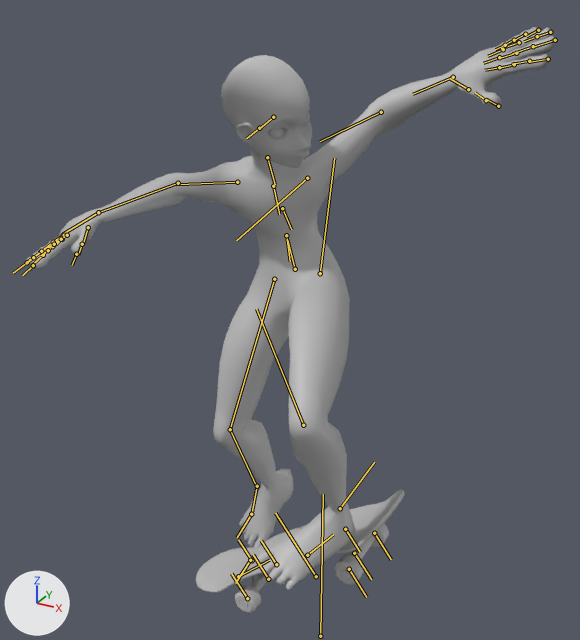
The FBX model Assets/Models/Character/Animations/HeelflipStepped.fbx: old version first, new version second.
One viewpoint serves both versions: a camera (50 mm lens) standing at (0.91, -1.88, 2.18) and looking at (-0.13, 0.02, 1.23). Lighting does not change. The marker at lower left points along +X, +Y and +Z. Both versions are drawn at frame 20 of the action 'Take 001'; the numbers are the values there. The bones that bend it are drawn over the model as lines.

Objects in the first picture: 'Skater', 'board_geo'.
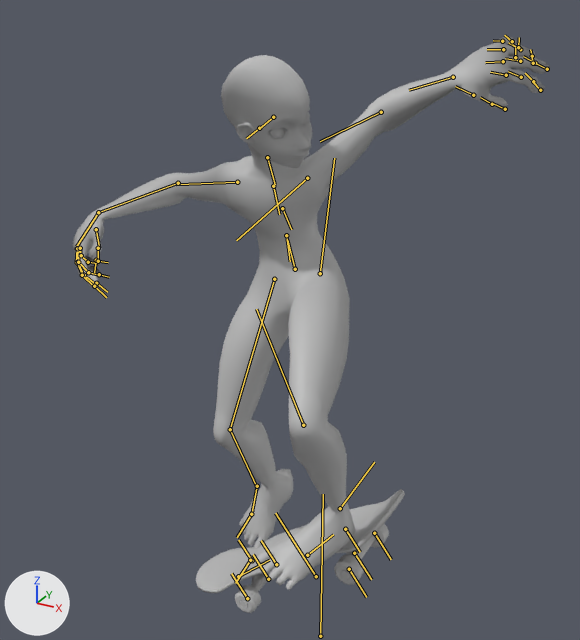
Location of each change, (x1, y1, x2, y2) in pixels of the pictures (580 x 640 px):
'Skater', posed (10% narrower)
    before: (26, 27, 556, 590)
    after: (73, 37, 549, 590)
bone 'JNT_Wrist_L', root to tip
    before: (453, 77) to (413, 94)
    after: (453, 77) to (409, 90)
bone 'JNT_ThumbKnuck01_L', root to tip
    before: (468, 89) to (450, 78)
    after: (473, 95) to (455, 86)
bone 'JNT_PointerKnuck01_L', root to tip
    before: (499, 67) to (485, 70)
    after: (506, 75) to (490, 72)
bone 'JNT_PointerKnuck02_L', root to tip
    before: (514, 64) to (499, 68)
    after: (521, 77) to (508, 71)
bone 'JNT_PointerKnuck03_L', root to tip
    before: (529, 61) to (512, 64)
    after: (533, 81) to (525, 73)
bone 'JNT_MIddleKnuck01_L', root to tip
    before: (499, 57) to (483, 63)
    after: (503, 61) to (485, 62)
bone 'JNT_MIddleKnuck02_L', root to tip
    before: (516, 53) to (500, 58)
    after: (520, 61) to (505, 58)
bone 'JNT_MIddleKnuck03_L', root to tip
    before: (533, 46) to (512, 53)
    after: (535, 63) to (523, 56)
bone 'JNT_RingKnuck01_L', root to tip
    before: (503, 49) to (488, 56)
    after: (503, 49) to (487, 49)
bone 'JNT_RingKnuck02_L', root to tip
    before: (519, 42) to (501, 48)
    after: (520, 49) to (508, 42)
bone 'JNT_RingKnuck03_L', root to tip
    before: (537, 36) to (524, 41)
    after: (532, 56) to (530, 49)
bone 'JNT_PinkyKnuck01_L', root to tip
    before: (505, 45) to (495, 49)
    after: (502, 41) to (493, 40)
bone 'JNT_PinkyKnuck02_L', root to tip
    before: (514, 40) to (502, 46)
    after: (512, 41) to (504, 35)
bone 'JNT_PinkyKnuck03_L', root to tip
    before: (525, 34) to (513, 40)
    after: (518, 47) to (519, 37)
bone 'JNT_Wrist_R', root to tip
    before: (98, 212) to (63, 233)
    after: (98, 212) to (76, 246)
bone 'JNT_ThumbKnuck01_R', root to tip
    before: (88, 227) to (83, 244)
    after: (96, 229) to (99, 248)
bone 'JNT_ThumbKnuck02_R', root to tip
    before: (82, 244) to (78, 254)
    after: (98, 248) to (98, 260)
bone 'JNT_PointerKnuck01_R', root to tip
    before: (62, 239) to (53, 247)
    after: (78, 251) to (79, 263)
bone 'JNT_PointerKnuck02_R', root to tip
    before: (52, 246) to (42, 254)
    after: (78, 263) to (83, 275)
bone 'JNT_PointerKnuck03_R', root to tip
    before: (43, 255) to (32, 265)
    after: (84, 275) to (95, 284)
bone 'JNT_MIddleKnuck01_R', root to tip
    before: (63, 235) to (51, 243)
    after: (77, 248) to (76, 262)
bone 'JNT_MIddleKnuck02_R', root to tip
    before: (52, 244) to (41, 252)
    after: (77, 262) to (82, 275)
bone 'JNT_MIddleKnuck03_R', root to tip
    before: (40, 252) to (26, 262)
    after: (82, 275) to (94, 286)
bone 'JNT_RingKnuck01_R', root to tip
    before: (64, 235) to (52, 242)
    after: (77, 248) to (78, 262)
bone 'JNT_RingKnuck02_R', root to tip
    before: (53, 242) to (41, 251)
    after: (78, 262) to (88, 272)
bone 'JNT_RingKnuck03_R', root to tip
    before: (41, 251) to (33, 257)
    after: (88, 272) to (99, 275)
bone 'JNT_PinkyKnuck01_R', root to tip
    before: (67, 235) to (61, 239)
    after: (80, 248) to (81, 255)
bone 'JNT_PinkyKnuck02_R', root to tip
    before: (61, 239) to (54, 243)
    after: (81, 255) to (88, 262)
bone 'JNT_PinkyKnuck03_R', root to tip
    before: (54, 244) to (46, 249)
    after: (88, 262) to (98, 263)

The change in detail:
Bone 'JNT_Wrist_L' (bone_jnt_wrist_l) turns from (4, 12, 0) to (14, -11, 0) degrees about its own x, y and z.
Bone 'JNT_ThumbKnuck01_L' (bone_jnt_thumbknuck01_l) turns from (0, 0, 0) to (19, 0, -22) degrees about its own x, y and z.
Bone 'JNT_PointerKnuck01_L' (bone_jnt_pointerknuck01_l) turns from (0, 0, 0) to (23, 0, 0) degrees about its own x, y and z.
Bone 'JNT_PointerKnuck02_L' (bone_jnt_pointerknuck02_l) turns from (0, 0, 0) to (23, 0, 0) degrees about its own x, y and z.
Bone 'JNT_PointerKnuck03_L' (bone_jnt_pointerknuck03_l) turns from (0, 0, 0) to (23, 0, 0) degrees about its own x, y and z.
Bone 'JNT_MIddleKnuck01_L' (bone_jnt_middleknuck01_l) turns from (0, 0, 0) to (23, 0, 0) degrees about its own x, y and z.
Bone 'JNT_MIddleKnuck02_L' (bone_jnt_middleknuck02_l) turns from (0, 0, 0) to (23, 0, 0) degrees about its own x, y and z.
Bone 'JNT_MIddleKnuck03_L' (bone_jnt_middleknuck03_l) turns from (0, 0, 0) to (23, 0, 0) degrees about its own x, y and z.
Bone 'JNT_RingKnuck01_L' (bone_jnt_ringknuck01_l) turns from (0, 0, 0) to (31, 0, 0) degrees about its own x, y and z.
Bone 'JNT_RingKnuck02_L' (bone_jnt_ringknuck02_l) turns from (0, 0, 0) to (31, 0, 0) degrees about its own x, y and z.
Bone 'JNT_RingKnuck03_L' (bone_jnt_ringknuck03_l) turns from (0, 0, 0) to (31, 0, 0) degrees about its own x, y and z.
Bone 'JNT_PinkyKnuck01_L' (bone_jnt_pinkyknuck01_l) turns from (0, 0, 0) to (36, 0, 0) degrees about its own x, y and z.
Bone 'JNT_PinkyKnuck02_L' (bone_jnt_pinkyknuck02_l) turns from (0, 0, 0) to (36, 0, 0) degrees about its own x, y and z.
Bone 'JNT_PinkyKnuck03_L' (bone_jnt_pinkyknuck03_l) turns from (0, 0, 0) to (36, 0, 0) degrees about its own x, y and z.
Bone 'JNT_Wrist_R' (bone_jnt_wrist_r) turns from (12, 26, 0) to (38, 26, 0) degrees about its own x, y and z.
Bone 'JNT_ThumbKnuck01_R' (bone_jnt_thumbknuck01_r) turns from (0, 0, 0) to (19, 0, 0) degrees about its own x, y and z.
Bone 'JNT_ThumbKnuck02_R' (bone_jnt_thumbknuck02_r) turns from (0, 0, 0) to (13, 0, 0) degrees about its own x, y and z.
Bone 'JNT_PointerKnuck01_R' (bone_jnt_pointerknuck01_r) turns from (0, 0, 0) to (24, 0, 0) degrees about its own x, y and z.
Bone 'JNT_PointerKnuck02_R' (bone_jnt_pointerknuck02_r) turns from (0, 0, 0) to (24, 0, 0) degrees about its own x, y and z.
Bone 'JNT_PointerKnuck03_R' (bone_jnt_pointerknuck03_r) turns from (0, 0, 0) to (24, 0, 0) degrees about its own x, y and z.
Bone 'JNT_MIddleKnuck01_R' (bone_jnt_middleknuck01_r) turns from (0, 0, 0) to (24, 0, 0) degrees about its own x, y and z.
Bone 'JNT_MIddleKnuck02_R' (bone_jnt_middleknuck02_r) turns from (0, 0, 0) to (24, 0, 0) degrees about its own x, y and z.
Bone 'JNT_MIddleKnuck03_R' (bone_jnt_middleknuck03_r) turns from (0, 0, 0) to (24, 0, 0) degrees about its own x, y and z.
Bone 'JNT_RingKnuck01_R' (bone_jnt_ringknuck01_r) turns from (0, 0, 0) to (33, 0, 0) degrees about its own x, y and z.
Bone 'JNT_RingKnuck02_R' (bone_jnt_ringknuck02_r) turns from (0, 0, 0) to (33, 0, 0) degrees about its own x, y and z.
Bone 'JNT_RingKnuck03_R' (bone_jnt_ringknuck03_r) turns from (0, 0, 0) to (33, 0, 0) degrees about its own x, y and z.
Bone 'JNT_PinkyKnuck01_R' (bone_jnt_pinkyknuck01_r) turns from (0, 0, 0) to (38, 0, 0) degrees about its own x, y and z.
Bone 'JNT_PinkyKnuck02_R' (bone_jnt_pinkyknuck02_r) turns from (0, 0, 0) to (38, 0, 0) degrees about its own x, y and z.
Bone 'JNT_PinkyKnuck03_R' (bone_jnt_pinkyknuck03_r) turns from (0, 0, 0) to (38, 0, 0) degrees about its own x, y and z.
